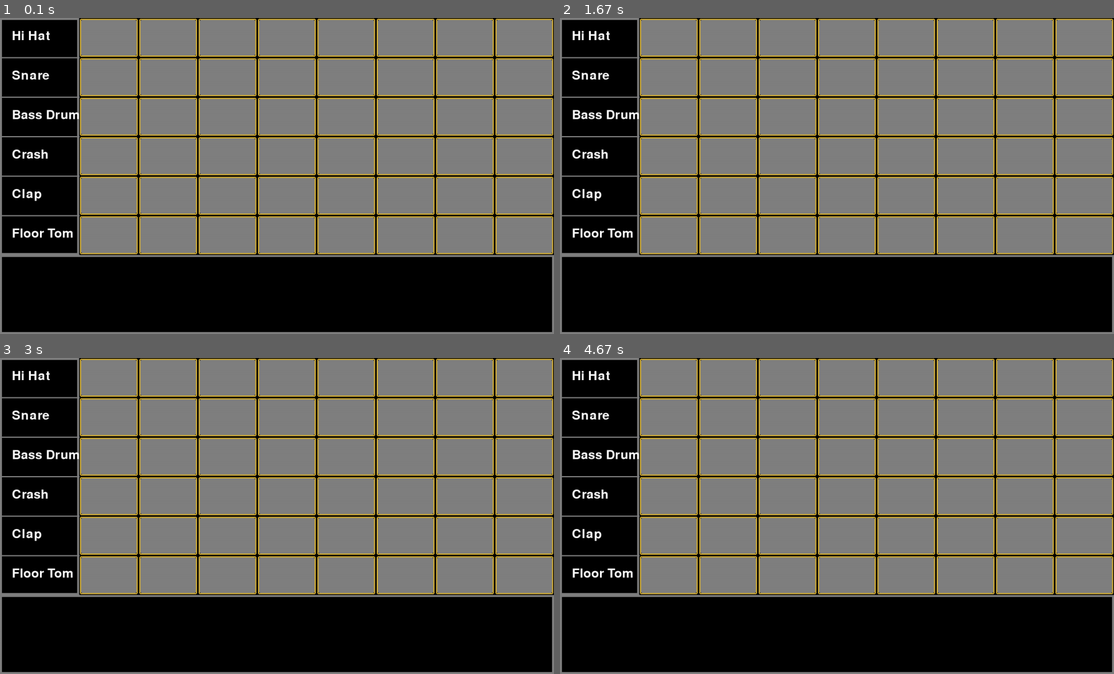
Above: before the commit, frames 1-4 (two rows, left to right).
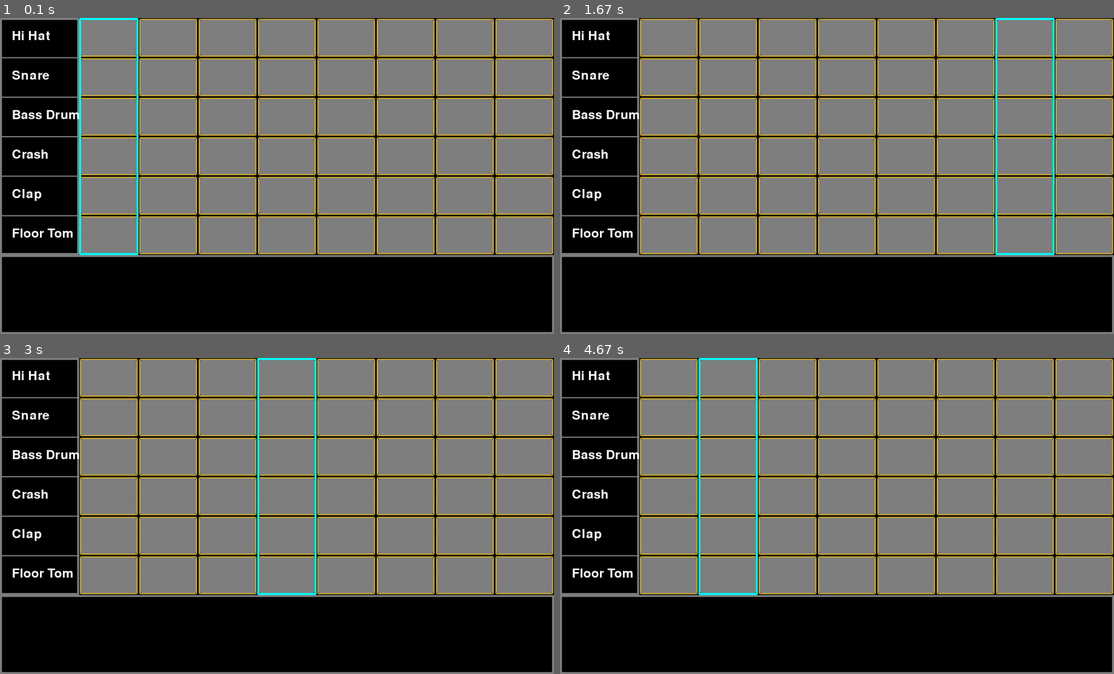
Above: after the commit, the same moments.

Repository: guitarzandy009/pygame_drum_machine
Game: pygame game, started from main.py
The game is run twice, just before and just after one commit, with the same random seed, the same clock (stepped at 60 frames per second) and the same inputs.
Inputs:
- Up to frame 1 (0.1 s): no input
- Up to frame 2 (1.67 s): no input
- Up to frame 3 (3 s): no input
- Up to frame 4 (4.67 s): no input

The runs differ from the first frame. In frame 1, 0.8% of the frame differs, in the area x 14-25%, y 0-76%; in frame 2, 0.8%; in frame 3, 0.8%, in the area x 46-58%, y 0-76%; in frame 4, 0.8%.

Commit message:
add a moving beat tracker

Diff:
--- a/main.py
+++ b/main.py
@@ -1,4 +1,4 @@
-# Timestamp 26:01
+# Timestamp 40:20
 
 import pygame
 from pygame import mixer
@@ -11,24 +11,30 @@
 pygame.display.set_caption('Beat Machine')
 label_font = pygame.font.Font('freesansbold.ttf', 32)
 
+# Colors
+black = (0, 0, 0)
+white = (255, 255, 255)
+gray = (128, 128, 128)
+green = (0, 255, 0)
+gold = (212, 175, 55)
+blue = (0, 255, 255)
+
+# Game loop
+run = True
+
 fps = 60
 timer = pygame.time.Clock()
 beats = 8
 instruments = 6
 boxes = []
 clicked = [[-1 for _ in range(beats)] for _ in range(instruments)]
+bpm = 240
+playing = True
+active_length = 0
+active_beat = 0
+beat_changed = True
 
-# Colors
-black = (0, 0, 0)
-white = (255, 255, 255)
-gray = (128, 128, 128)
-green = (0, 255, 0)
-gold = (212, 175, 55)
-
-# Game loop
-run = True
-
-def  draw_grid(clicked):
+def  draw_grid(clicks, beat):
     left_box = pygame.draw.rect(screen, gray, [0, 0, 200, HEIGHT - 200], 5)
     bottom_box = pygame.draw.rect(screen, gray, [0, HEIGHT - 200, WIDTH, 200], 5)
     boxes = []
@@ -51,7 +57,7 @@
 
     for i in range(beats):
         for j in range(instruments):
-            if clicked[j][i] == -1:
+            if clicks[j][i] == -1:
                 color = gray
             else:
                 color = green
@@ -63,13 +69,15 @@
             pygame.draw.rect(screen, black, [i * ((WIDTH - 200) // beats) + 200, (j * 100),
                                                     ((WIDTH - 200) // beats), ((HEIGHT - 200)//instruments)], 2, 5)
             boxes.append((rect, (i, j)))
+
+        active = pygame.draw.rect(screen, blue, [beat * ((WIDTH - 200)//beats) + 200, 0, ((WIDTH - 200)//beats), instruments * 100], 5, 3)
     return boxes
 
 run = True
 while run:
     timer.tick(fps)
     screen.fill(black)
-    boxes = draw_grid(clicked)
+    boxes = draw_grid(clicked, active_beat)
 
 
     for event in pygame.event.get():
@@ -81,6 +89,19 @@
                     coords = boxes[i][1]
                     clicked[coords[1]][coords[0]] *= -1
 
+    beat_length = 3600 // bpm
+
+    if playing:
+        if active_length < beat_length:
+            active_length += 1
+        else:
+            active_length = 0
+            if active_beat < beats -1:
+                active_beat += 1
+                beat_changed = True
+            else:
+                active_beat = 0
+                beat_changed = True
 
     pygame.display.flip()
 
